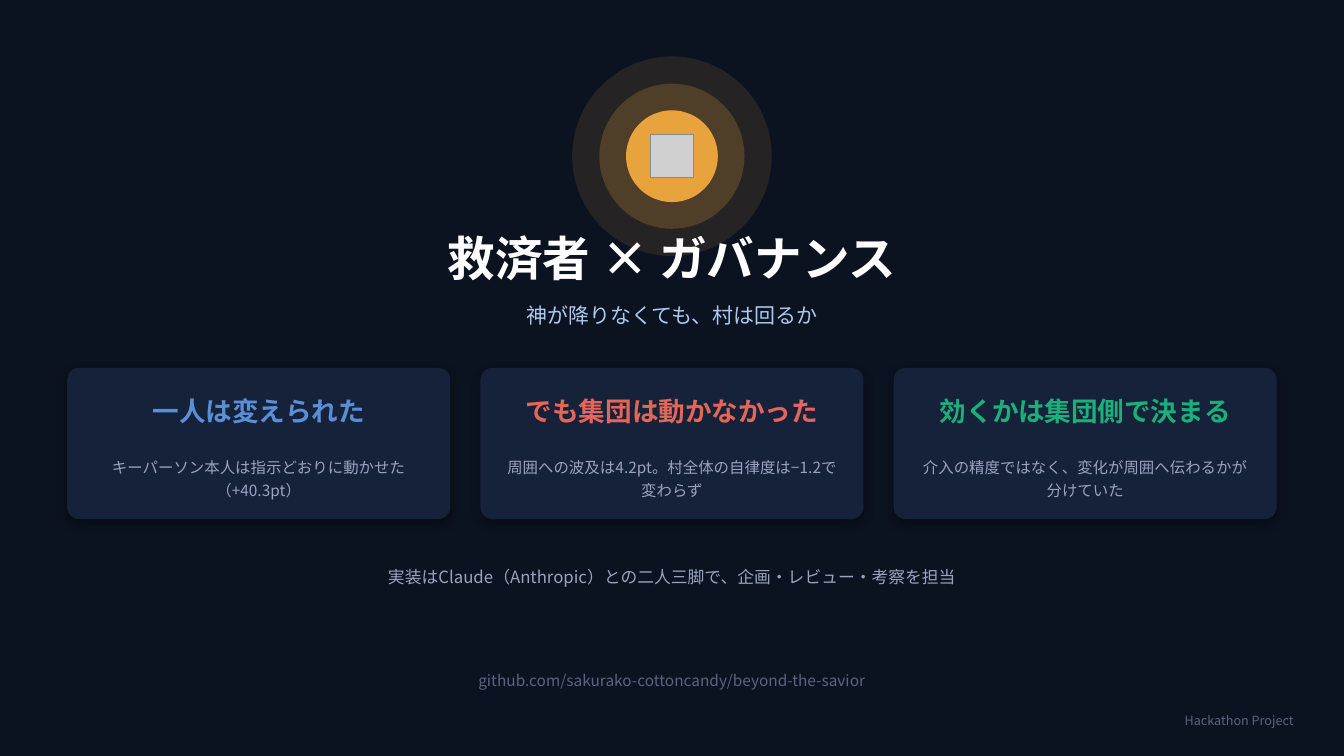
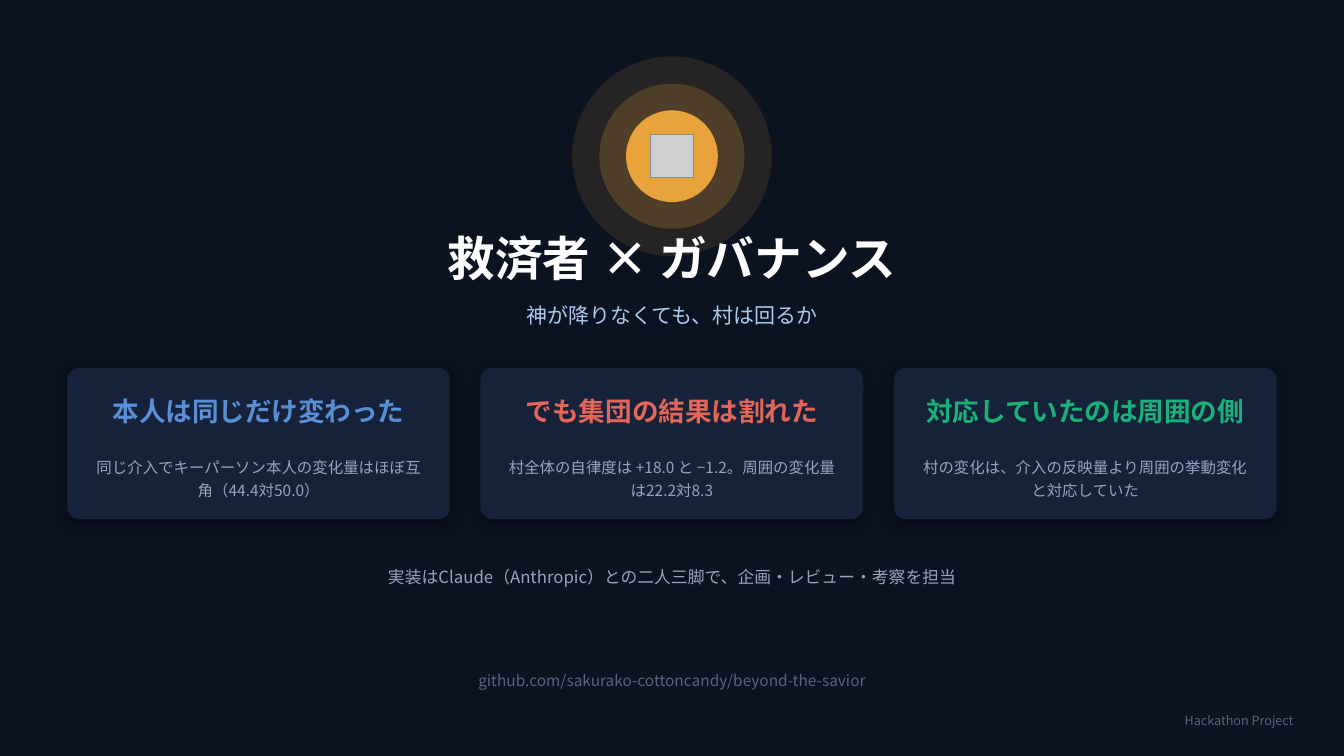
Before and after one commit to sakurako-cottoncandy/beyond-the-savior, a slide deck: slide 22 of docs/Beyond_the_Savior.pptx. Drawn at 1344x756 pixels with LibreOffice and Linux fonts; fonts in the diff are those of the drawing; grey boxes stand for pictures. Boxes give left, top, right and bottom in pixels: in the first picture for what was removed or moved away, otherwise in the second. Text is boxed around its words. In the diff, an @@ line names an element or a change of style, - is before the commit and + after.

Commit message:
鎖の各段を同一の介入差で揃えて再計算（比較軸の不一致を修正）
指摘を受けて確認したところ、鎖として並べていた3つの数値は定義が揃っていなかった:
  (A) +11.1/+40.3  … L1→L4の単独決定の変化
  (B) 20.0/4.2     … L1/L3/L4のレンジ
  村全体 +18.0/-1.2 … L1→L3の自律度変化
これでは1本の鎖の比較になっていないため、analyze_chain.py を追加し、
同一の2水準間で「割合が何pt動いたか」に統一して再計算した。

主たる介入差(L1→L3)で揃えた結果、評価が変わった:
  (A) 本人   Sonnet 44.4 / Opus 50.0  … ほぼ互角
  (B) 周囲   Sonnet 22.2 / Opus  8.3
  村全体     Sonnet +18.0 / Opus -1.2
本人の変化量はほぼ同じなのに村の結果が分かれた、という以前より明確な形になった。

3つの介入差すべてで集計:
  (A)は3/3でOpusが大きい、(B)は3/3でSonnetが大きい、村全体は2/3でSonnetが大きい
  → 村全体の変化は(A)より(B)とよく対応している

主張を弱めた:
- 「集団を動かしたのは介入の精度ではなく波及」と断定していたのを
  「村全体の変化の大きさは、本人への介入反映の大きさより、
    周囲の挙動変化の大きさと対応していた」に変更
- (A)は3分類・(B)は2分類の合計のため絶対値どうしは比較できない旨を明記
- 一致は3点中2点でありL1→L4では逆転すること、L3→L4では(B)がほぼ互角なのに
  村全体は開いていることを明記し、「厳密な因果連鎖の定量比較ではなく
  各段階で観測された感度の要約」と位置づけた
- analyze_compliance/propagation の出力を並べて鎖として比較してはならない旨を追記

```diff
--- a/docs/Beyond_the_Savior.pptx
+++ b/docs/Beyond_the_Savior.pptx
@@ text at (113,398,405,424): text changed @@
-一人は変えられた
+本人は同じだけ変わった
@@ text at (526,398,818,424): text changed @@
-でも集団は動かなかった
+でも集団の結果は割れた
@@ text at (926,398,1244,424): text changed @@
-効くかは集団側で決まる
+対応していたのは周囲の側
@@ text at (96,460,420,497): text changed @@
-キーパーソン本人は指示どおりに動かせた（+40.3pt）
+同じ介入でキーパーソン本人の変化量はほぼ互角（44.4対50.0）
@@ text at (509,460,835,497): text changed @@
-周囲への波及は4.2pt。村全体の自律度は−1.2で変わらず
+村全体の自律度は +18.0 と −1.2。周囲の変化量は22.2対8.3
@@ text at (923,460,1247,497): text changed @@
-介入の精度ではなく、変化が周囲へ伝わるかが分けていた
+村の変化は、介入の反映量より周囲の挙動変化と対応していた
```
Also in this commit, not shown: 2 other slides changed, 3 other files.
